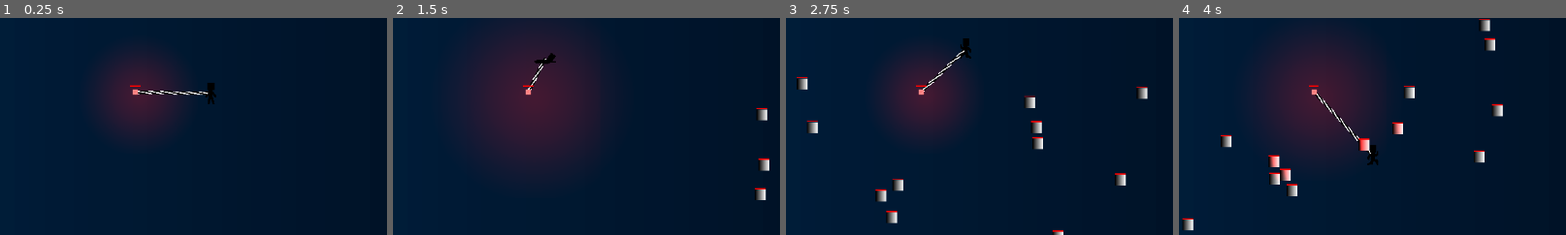
Above: before the commit, frames 1-4 (left to right).
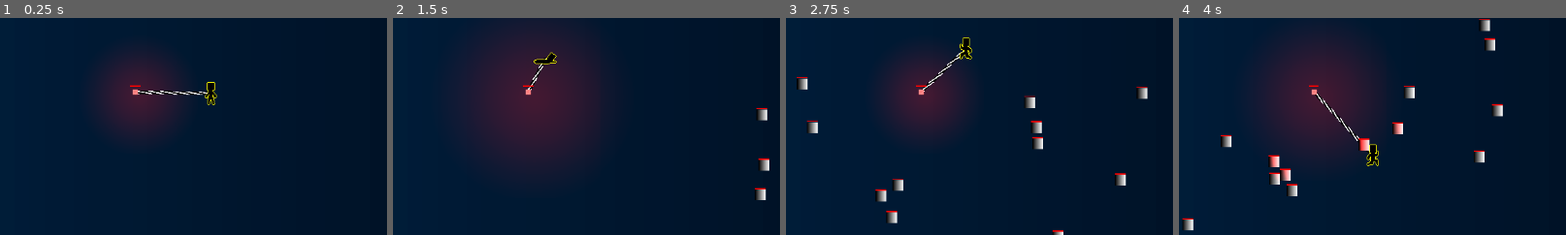
Above: after the commit, the same moments.

Repository: Blulow/majorjam
Game: Godot game, scene res://scenes/game.tscn
Two runs of this game, one before a commit and one after it. Both use one fixed random seed, a clock stepped at 60 frames per second and the inputs below.
Inputs (mouse positions are % of the whole screen's width and height, from its top left):
- Up to frame 1 (0.25 s): no input
- Up to frame 2 (1.5 s): move the mouse to (72, 45) at 0.52 s; hold Right (right) from 0.53 s (still down); tap Shift (dash) at 0.6, 1.35 s; click (72, 45) at 0.67 s; tap Up (up) at 0.77 s; move the mouse to (30, 55) at 1.27 s
- Up to frame 3 (2.75 s): tap Up (up) at 1.52 s; move the mouse to (60, 28) at 2.02 s; release Right (right) at 2.03 s; hold Left (left) from 2.03 s (still down); tap Shift (dash) at 2.1 s
- Up to frame 4 (4 s): move the mouse to (45, 70) at 2.77 s; release Left (left) at 2.78 s; hold Right (right) from 2.78 s (still down); tap Shift (dash) at 2.85, 3.6 s; click (45, 70) at 2.92 s; tap Up (up) at 3.02, 3.77 s; move the mouse to (80, 65) at 3.52 s
The pictures show only the part of the screen within x 33-82%, y 33-83%; the shares and areas given below are measured in that part.

The runs differ from the first frame. In frame 1, 0.1% of the frame differs, in the area x 52-57%, y 29-41%; in frame 2, 0.1%; in frame 3, 0.1%; in frame 4, 0.1%.

Commit message:
add: player sprite borders

Diff:
--- /dev/null
+++ b/assets/shaders/edge_glow.gdshader
@@ -0,0 +1,22 @@
+shader_type canvas_item;
+
+instance uniform vec4 glow_color: source_color = vec4(1.0, 0.3, 0.0, 1.0);
+instance uniform float border_thickness: hint_range(0.0, 10.0) = 2.0;
+instance uniform float glow_intensity: hint_range(0.0, 10.0) = 3.0;
+
+void fragment() {
+	vec4 current_color = texture(TEXTURE, UV);
+	vec2 size = TEXTURE_PIXEL_SIZE * border_thickness;
+
+	float alpha = current_color.a;
+	alpha += texture(TEXTURE, UV + vec2(0.0, size.y)).a;
+	alpha += texture(TEXTURE, UV - vec2(0.0, size.y)).a;
+	alpha += texture(TEXTURE, UV + vec2(size.x, 0)).a;
+	alpha += texture(TEXTURE, UV - vec2(size.x, 0)).a;
+
+	if (current_color.a == 0.0 && alpha > 0.0) {
+		COLOR = glow_color * glow_intensity;
+	} else {
+		COLOR = current_color;
+	}
+}
--- a/scenes/game.tscn
+++ b/scenes/game.tscn
@@ -8,6 +8,7 @@
 [ext_resource type="PackedScene" uid="uid://6p35ilxarqkx" path="res://scenes/components/movement/body_controller.tscn" id="3_p57ef"]
 [ext_resource type="PackedScene" uid="uid://bv44pj8q4xpe3" path="res://scenes/rope.tscn" id="4_lbhrr"]
 [ext_resource type="PackedScene" uid="uid://drnmq1qbgf1m6" path="res://scenes/components/movement/controlled_movement.tscn" id="4_u5sy4"]
+[ext_resource type="Shader" uid="uid://bkwuvynssdvkc" path="res://assets/shaders/edge_glow.gdshader" id="6_js0lu"]
 [ext_resource type="PackedScene" uid="uid://bx112x7jc0xs2" path="res://scenes/spawners/enemy_spawner.tscn" id="7_gee14"]
 [ext_resource type="PackedScene" uid="uid://boayvolsjwh44" path="res://scenes/components/movement/speed_limit.tscn" id="8_264po"]
 [ext_resource type="Script" uid="uid://ie2sruuvnn2a" path="res://scripts/wave_manager.gd" id="8_gee14"]
@@ -77,6 +78,9 @@
 
 [sub_resource type="GradientTexture2D" id="GradientTexture2D_js0lu"]
 gradient = SubResource("Gradient_v2yb1")
+
+[sub_resource type="ShaderMaterial" id="ShaderMaterial_gxtfn"]
+shader = ExtResource("6_js0lu")
 
 [sub_resource type="SpriteFrames" id="SpriteFrames_gxtfn"]
 animations = [{
@@ -213,7 +217,12 @@
 position = Vector2(570, -71)
 
 [node name="AnimatedSprite2D" type="AnimatedSprite2D" parent="Arena/Player" unique_id=825846924]
-scale = Vector2(1.0000025, 0.99999994)
+material = SubResource("ShaderMaterial_gxtfn")
+instance_shader_parameters/border_thickness = 2.000000095
+instance_shader_parameters/glow_color = Color(1, 0.9140625, 0, 1)
+instance_shader_parameters/glow_intensity = 4.1110001952725
+position = Vector2(0, -3.814697e-06)
+scale = Vector2(1.0000025, 1)
 sprite_frames = SubResource("SpriteFrames_gxtfn")
 animation = &"idle"
 autoplay = "idle"
Binary file changed: assets/images/player/player_dash.png
Binary file changed: assets/images/player/player_idle.png
Binary file changed: assets/images/player/player_run.png
Not shown, added: assets/shaders/edge_glow.gdshader.uid
